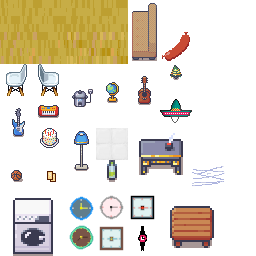
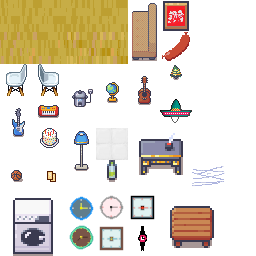
Layered file, before and after one edit (256×256). Changes by layer:
painted on "tileset_hs18.png" over [163, 1, 189, 31]
